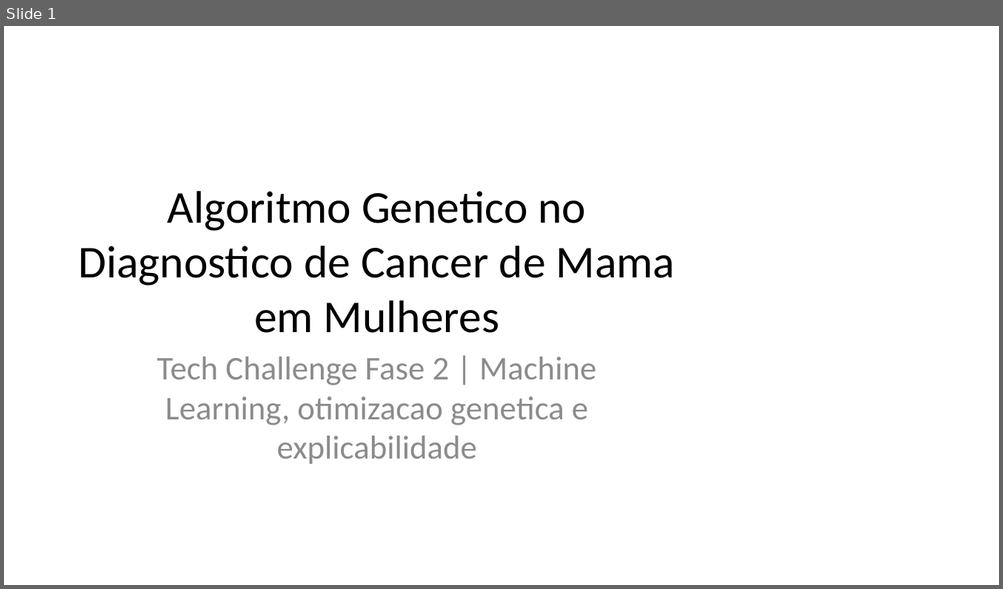
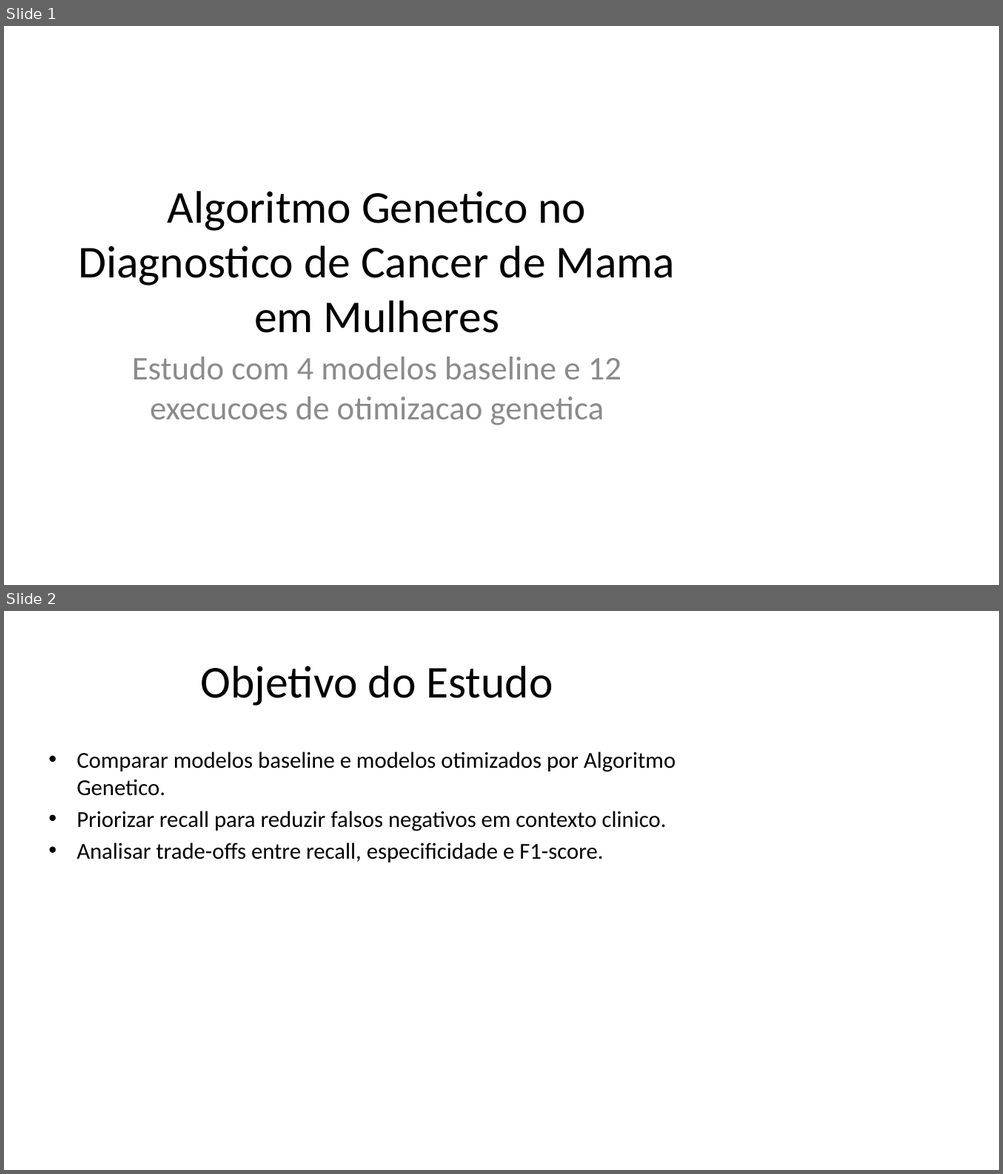
Before and after one commit to DanielNeto1092/tech-challenge-fase2, a slide deck: docs/Apresentacao_Algoritmo_Genetico_Cancer_de_Mama.pptx. Shown one above the other, each under a label of ours: slide 1 before the commit, slides 1 and 2 after it. The pictures are 1003x589 and 1003x1174 pixels, drawn with LibreOffice and Linux fonts; fonts in the diff are those of the drawing. Boxes give left, top, right and bottom in pixels: in the first picture for what was removed or moved away, otherwise in the second. Text is boxed around its words. In the diff, an @@ line names an element or a change of style, - is before the commit and + after.

```diff
--- a/docs/Apresentacao_Algoritmo_Genetico_Cancer_de_Mama.pptx
+++ b/docs/Apresentacao_Algoritmo_Genetico_Cancer_de_Mama.pptx
@@ slide 2 added at box(4, 611, 999, 1170), background #FFFFFF @@
@@ title added at box(201, 666, 553, 706), 44 pt, text #000000 @@
+Objetivo do Estudo
@@ text added at box(77, 752, 675, 863), 22 pt, text #000000 @@
+• Comparar modelos baseline e modelos otimizados por Algoritmo Genetico.
+• Priorizar recall para reduzir falsos negativos em contexto clinico.
+• Analisar trade-offs entre recall, especificidade e F1-score.
@@ slide 1 changed as well @@
@@ subtitle at box(132, 357, 621, 426): text changed @@
-Tech Challenge Fase 2 | Machine Learning, otimizacao genetica e explicabilidade
+Estudo com 4 modelos baseline e 12 execucoes de otimizacao genetica
```
Also in this commit, not shown: 5 other slides changed, 9 other slides added, 15 slides removed, 28 other files.
